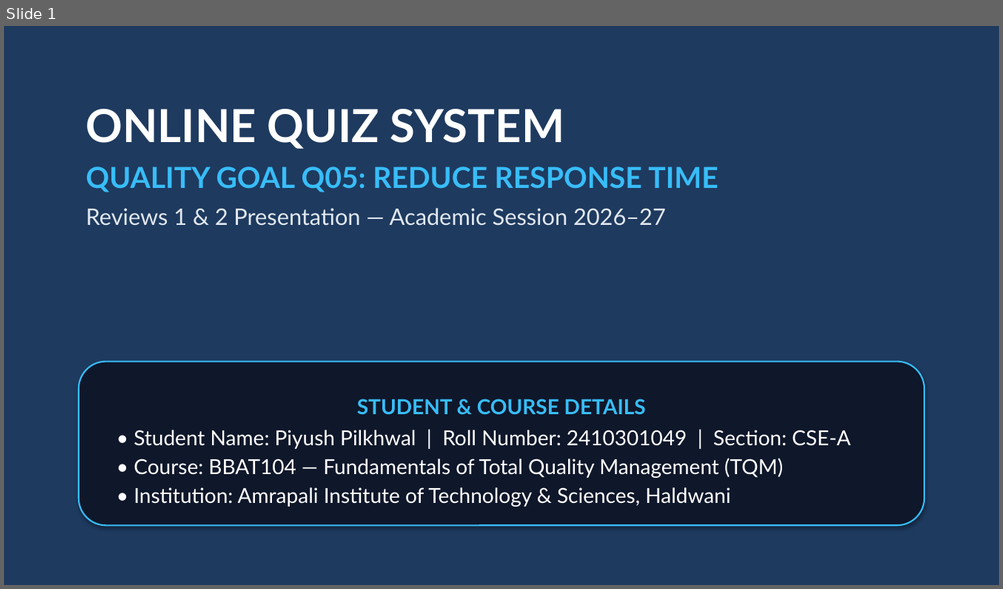
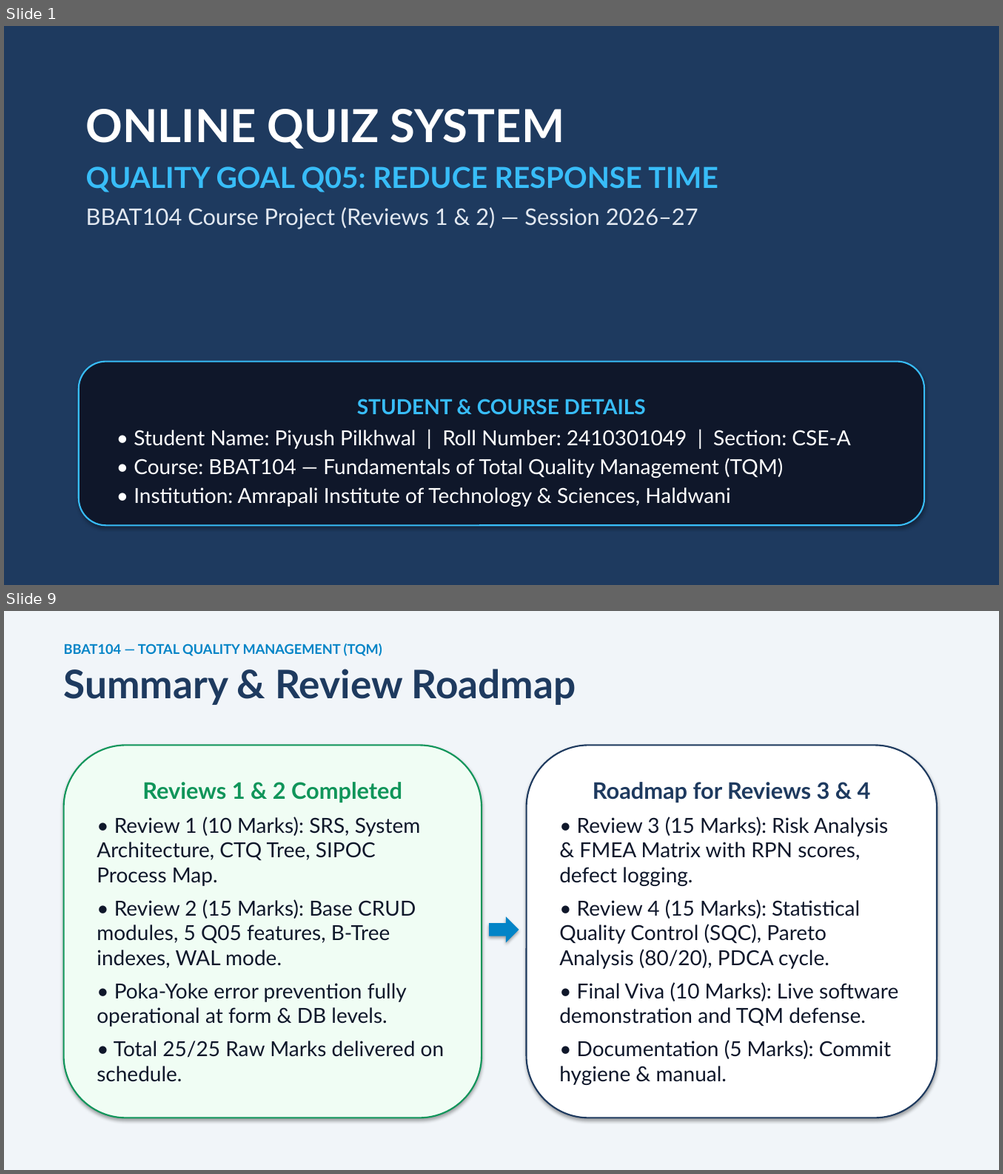
Before and after one commit to Shaan276/BBAT104_TQM_2410301049, a slide deck: Final Documents/TQM_Project_Presentation_BBAT104_2410301049.pptx. Shown one above the other, each under a label of ours: slide 1 before the commit, slides 1 and 9 after it; the slides between them are not shown. The pictures are 1003x589 and 1003x1174 pixels, drawn with LibreOffice and Linux fonts; fonts in the diff are those of the drawing. Boxes give left, top, right and bottom in pixels: in the first picture for what was removed or moved away, otherwise in the second. Text is boxed around its words. In the diff, an @@ line names an element or a change of style, - is before the commit and + after.

```diff
--- a/Final Documents/TQM_Project_Presentation_BBAT104_2410301049.pptx
+++ b/Final Documents/TQM_Project_Presentation_BBAT104_2410301049.pptx
@@ slide 9 added at [4, 611, 999, 1170], background #F1F5F9 @@
@@ text added at [64, 644, 576, 705], 13 pt, text #0284C7, bold @@
+BBAT104 — TOTAL QUALITY MANAGEMENT (TQM)
+Summary & Review Roadmap
@@ rounded rectangle added at [64, 745, 481, 1119], fill #F0FDF4, outline #10955A 1.5 pt, 20 pt, text #0F172A @@
+Reviews 1 & 2 Completed
+• Review 1 (10 Marks): SRS, System Architecture, CTQ Tree, SIPOC Process Map.
+• Review 2 (15 Marks): Base CRUD modules, 5 Q05 features, B-Tree indexes, WAL mode.
+• Poka-Yoke error prevention fully operational at form & DB levels.
+• Total 25/25 Raw Marks delivered on schedule.
@@ rounded rectangle added at [526, 745, 936, 1119], fill #FFFFFF, outline #1E3A5F 1.5 pt, 20 pt, text #0F172A @@
+Roadmap for Reviews 3 & 4
+• Review 3 (15 Marks): Risk Analysis & FMEA Matrix with RPN scores, defect logging.
+• Review 4 (15 Marks): Statistical Quality Control (SQC), Pareto Analysis (80/20), PDCA cycle.
+• Final Viva (10 Marks): Live software demonstration and TQM defense.
+• Documentation (5 Marks): Commit hygiene & manual.
@@ right arrow added at [489, 917, 519, 943], fill #0284C7 @@
@@ slide 1 changed as well @@
@@ text at [86, 207, 698, 230]: text changed @@
-Reviews 1 & 2 Presentation — Academic Session 2026–27
+BBAT104 Course Project (Reviews 1 & 2) — Session 2026–27
```
Also in this commit, not shown: 2 other slides changed, 5 other slides added, 1 slide removed.
